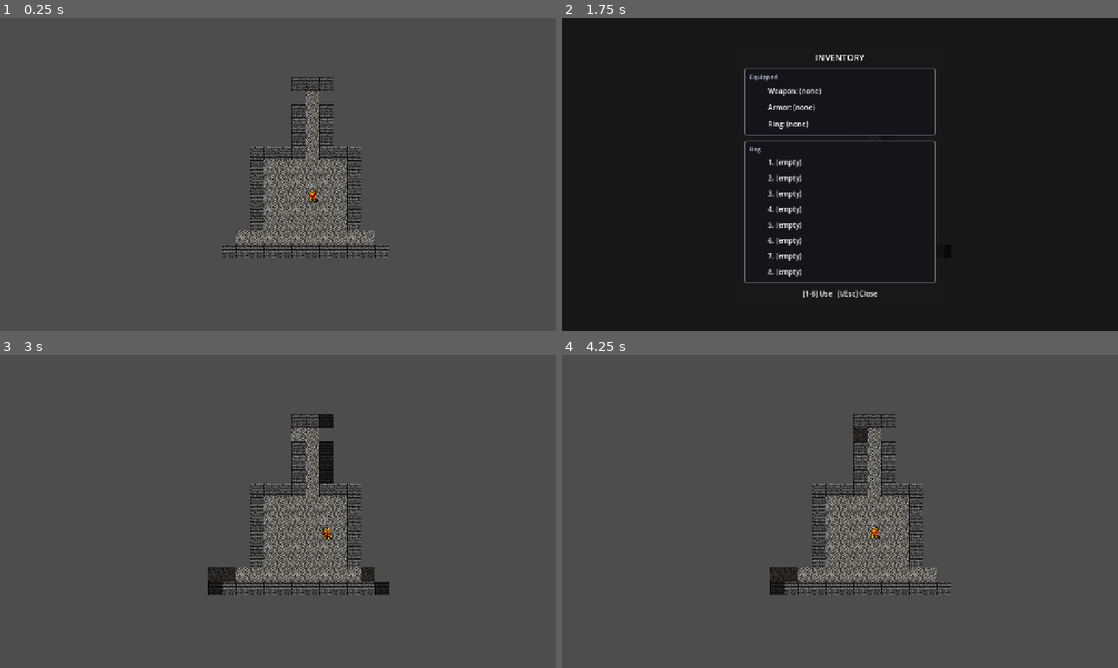
Above: before the commit, frames 1-4 (two rows, left to right).
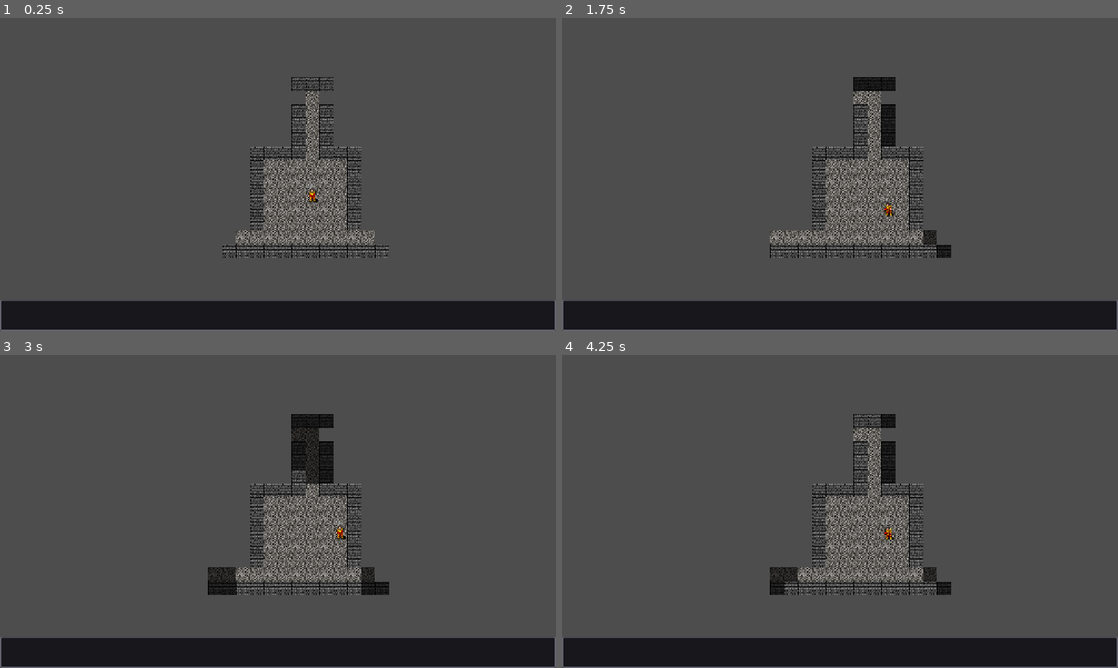
Above: after the commit, the same moments.

Repository: NicolasDeNigris91/Public_Roguelike
Game: Godot game, scene res://scenes/main.tscn
Two runs of this game, one before a commit and one after it. Both use one fixed random seed, a clock stepped at 60 frames per second and the inputs below.
Inputs:
- Up to frame 1 (0.25 s): no input
- Up to frame 2 (1.75 s): tap Enter at 0.5 s; hold Right 0.53-1.28 s; tap 1 at 0.6 s; tap 8 at 0.8, 1.35 s; hold Down from 1.28 s (still down); tap I at 1.55 s
- Up to frame 3 (3 s): tap Space at 2 s; release Down at 2.03 s; hold Right 2.03-2.78 s; tap I at 2.1 s; tap 2 at 2.3, 2.85 s; tap Enter at 2.75 s; hold Up from 2.78 s (still down)
- Up to frame 4 (4.25 s): tap 3 at 3.05, 3.6 s; release Up at 3.53 s; hold Left from 3.53 s (still down); tap 4 at 3.8 s; tap Escape at 4.15 s

The runs differ from the first frame. In frame 1, 9.6% of the frame differs, in the area x 0-100%, y 90-100%; in frame 2, 88%, in the area x 0-100%, y 0-100%; in frame 3, 11%; in frame 4, 10%.

Commit message:
feat: integrate Hotbar into main, delete InventoryUI

Diff:
--- a/scenes/inventory_ui.tscn
+++ /dev/null
@@ -1,89 +0,0 @@
-[gd_scene load_steps=3 format=3]
-
-[ext_resource type="Script" path="res://scripts/inventory_ui.gd" id="1_ui"]
-
-[sub_resource type="StyleBoxFlat" id="StyleBoxFlat_section"]
-bg_color = Color(0.08, 0.08, 0.1, 0.95)
-border_width_left = 2
-border_width_top = 2
-border_width_right = 2
-border_width_bottom = 2
-border_color = Color(0.4, 0.4, 0.45, 1)
-corner_radius_top_left = 4
-corner_radius_top_right = 4
-corner_radius_bottom_right = 4
-corner_radius_bottom_left = 4
-content_margin_left = 12.0
-content_margin_top = 10.0
-content_margin_right = 12.0
-content_margin_bottom = 10.0
-
-[node name="InventoryUI" type="CanvasLayer"]
-layer = 10
-script = ExtResource("1_ui")
-
-[node name="Control" type="Control" parent="."]
-layout_mode = 3
-anchors_preset = 15
-anchor_right = 1.0
-anchor_bottom = 1.0
-mouse_filter = 2
-
-[node name="ColorRect" type="ColorRect" parent="Control"]
-layout_mode = 1
-anchors_preset = 15
-anchor_right = 1.0
-anchor_bottom = 1.0
-color = Color(0, 0, 0, 0.7)
-
-[node name="PanelContainer" type="PanelContainer" parent="Control"]
-layout_mode = 1
-anchors_preset = 8
-anchor_left = 0.5
-anchor_top = 0.5
-anchor_right = 0.5
-anchor_bottom = 0.5
-offset_left = -240.0
-offset_top = -260.0
-offset_right = 240.0
-offset_bottom = 260.0
-grow_horizontal = 2
-grow_vertical = 2
-
-[node name="MarginContainer" type="MarginContainer" parent="Control/PanelContainer"]
-layout_mode = 2
-theme_override_constants/margin_left = 20
-theme_override_constants/margin_top = 20
-theme_override_constants/margin_right = 20
-theme_override_constants/margin_bottom = 20
-
-[node name="VBoxContainer" type="VBoxContainer" parent="Control/PanelContainer/MarginContainer"]
-layout_mode = 2
-theme_override_constants/separation = 12
-
-[node name="TitleLabel" type="Label" parent="Control/PanelContainer/MarginContainer/VBoxContainer"]
-layout_mode = 2
-theme_override_font_sizes/font_size = 20
-text = "INVENTORY"
-horizontal_alignment = 1
-
-[node name="EquippedPanel" type="PanelContainer" parent="Control/PanelContainer/MarginContainer/VBoxContainer"]
-layout_mode = 2
-theme_override_styles/panel = SubResource("StyleBoxFlat_section")
-
-[node name="EquippedVBox" type="VBoxContainer" parent="Control/PanelContainer/MarginContainer/VBoxContainer/EquippedPanel"]
-layout_mode = 2
-theme_override_constants/separation = 6
-
-[node name="BagPanel" type="PanelContainer" parent="Control/PanelContainer/MarginContainer/VBoxContainer"]
-layout_mode = 2
-theme_override_styles/panel = SubResource("StyleBoxFlat_section")
-
-[node name="BagVBox" type="VBoxContainer" parent="Control/PanelContainer/MarginContainer/VBoxContainer/BagPanel"]
-layout_mode = 2
-theme_override_constants/separation = 4
-
-[node name="HintLabel" type="Label" parent="Control/PanelContainer/MarginContainer/VBoxContainer"]
-layout_mode = 2
-text = "[1-8] Use   [I/Esc] Close"
-horizontal_alignment = 1
--- a/scenes/main.tscn
+++ b/scenes/main.tscn
@@ -4,7 +4,7 @@
 [ext_resource type="Script" uid="uid://dy8acyymnysj3" path="res://scripts/dungeon.gd" id="2_dungeon"]
 [ext_resource type="Script" uid="uid://pa6rccoh5xmg" path="res://scripts/player.gd" id="3_player"]
 [ext_resource type="Script" uid="uid://bvtyj5ciytli4" path="res://scripts/turn_manager.gd" id="4_tm"]
-[ext_resource type="PackedScene" path="res://scenes/inventory_ui.tscn" id="5_inv_ui"]
+[ext_resource type="PackedScene" path="res://scenes/hotbar.tscn" id="6_hotbar"]
 
 [node name="Main" type="Node2D" unique_id=1505645219]
 script = ExtResource("1_main")
@@ -26,8 +26,6 @@
 script = ExtResource("3_player")
 
 [node name="EffectsLayer" type="Node2D" parent="World"]
-
-[node name="InventoryUI" parent="." unique_id=1736414147 instance=ExtResource("5_inv_ui")]
 
 [node name="GameOverScreen" type="CanvasLayer" parent="."]
 layer = 20
@@ -75,3 +73,5 @@
 theme_override_font_sizes/font_size = 16
 text = "Pressione R para tentar novamente"
 horizontal_alignment = 1
+
+[node name="Hotbar" parent="." instance=ExtResource("6_hotbar")]
--- a/scripts/inventory_ui.gd
+++ /dev/null
@@ -1,103 +0,0 @@
-class_name InventoryUI
-extends CanvasLayer
-
-signal item_used(slot_index: int)
-signal closed
-
-const ICON_SIZE: int = 32
-const SECTION_HEADER_FONT_SIZE: int = 14
-
-@onready var equipped_vbox: VBoxContainer = $Control/PanelContainer/MarginContainer/VBoxContainer/EquippedPanel/EquippedVBox
-@onready var bag_vbox: VBoxContainer = $Control/PanelContainer/MarginContainer/VBoxContainer/BagPanel/BagVBox
-
-var player: Player
-
-func _ready() -> void:
-	visible = false
-
-func open() -> void:
-	AudioManager.play_sfx("ui_open")
-	visible = true
-	refresh()
-
-func close() -> void:
-	AudioManager.play_sfx("ui_close")
-	visible = false
-	closed.emit()
-
-func refresh() -> void:
-	if player == null or equipped_vbox == null or bag_vbox == null:
-		return
-
-	for child in equipped_vbox.get_children():
-		child.queue_free()
-	for child in bag_vbox.get_children():
-		child.queue_free()
-
-	var inv := player.inventory
-
-	_add_section_header(equipped_vbox, "Equipped")
-
-	if inv.weapon != null:
-		_add_item_row(equipped_vbox, inv.weapon.texture, "%s (+%d ATK)" % [inv.weapon.display_name, inv.weapon.atk_bonus])
-	else:
-		_add_item_row(equipped_vbox, null, "Weapon: (none)")
-
-	if inv.armor != null:
-		_add_item_row(equipped_vbox, inv.armor.texture, "%s (+%d DEF)" % [inv.armor.display_name, inv.armor.def_bonus])
-	else:
-		_add_item_row(equipped_vbox, null, "Armor: (none)")
-
-	if inv.ring != null:
-		_add_item_row(equipped_vbox, inv.ring.texture, "%s (+%d max HP)" % [inv.ring.display_name, inv.ring.max_hp_bonus])
-	else:
-		_add_item_row(equipped_vbox, null, "Ring: (none)")
-
-	_add_section_header(bag_vbox, "Bag")
-
-	for i in range(Inventory.BAG_SIZE):
-		if i < inv.bag.size():
-			var item: Item = inv.bag[i]
-			_add_item_row(bag_vbox, item.texture, "%d. %s" % [i + 1, item.display_name])
-		else:
-			_add_item_row(bag_vbox, null, "%d. (empty)" % (i + 1))
-
-func _add_section_header(parent: VBoxContainer, text: String) -> void:
-	var label := Label.new()
-	label.text = text
-	label.add_theme_font_size_override("font_size", SECTION_HEADER_FONT_SIZE)
-	label.modulate = Color(0.8, 0.8, 0.9, 1.0)
-	parent.add_child(label)
-
-func _add_item_row(parent: VBoxContainer, texture: Texture2D, text: String) -> void:
-	var row := HBoxContainer.new()
-	row.add_theme_constant_override("separation", 10)
-
-	var icon := TextureRect.new()
-	icon.custom_minimum_size = Vector2(ICON_SIZE, ICON_SIZE)
-	icon.expand_mode = TextureRect.EXPAND_FIT_HEIGHT_PROPORTIONAL
-	icon.stretch_mode = TextureRect.STRETCH_KEEP_ASPECT_CENTERED
-	icon.texture = texture
-	row.add_child(icon)
-
-	var label := Label.new()
-	label.text = text
-	label.vertical_alignment = VERTICAL_ALIGNMENT_CENTER
-	row.add_child(label)
-
-	parent.add_child(row)
-
-func _unhandled_input(event: InputEvent) -> void:
-	if not visible:
-		return
-	if not (event is InputEventKey) or not event.pressed or event.echo:
-		return
-
-	match event.keycode:
-		KEY_I, KEY_ESCAPE:
-			get_viewport().set_input_as_handled()
-			close()
-		KEY_1, KEY_2, KEY_3, KEY_4, KEY_5, KEY_6, KEY_7, KEY_8:
-			var slot: int = event.keycode - KEY_1
-			get_viewport().set_input_as_handled()
-			item_used.emit(slot)
--- a/scripts/main.gd
+++ b/scripts/main.gd
@@ -9,7 +9,7 @@
 @onready var entity_layer: Node2D = $World/EntityLayer
 @onready var player: Player = $World/EntityLayer/Player
 @onready var turn_manager: TurnManager = $TurnManager
-@onready var inventory_ui: InventoryUI = $InventoryUI
+@onready var hotbar: CanvasLayer = $Hotbar
 @onready var effects_layer: Node2D = $World/EffectsLayer
 @onready var game_over_screen: CanvasLayer = $GameOverScreen
 
@@ -31,9 +31,10 @@
 	Combat.effects_layer = effects_layer
 	Combat.world_node = $World
 
-	inventory_ui.player = player
-	inventory_ui.item_used.connect(_on_inventory_item_used)
-	inventory_ui.closed.connect(_on_inventory_closed)
+	hotbar.player = player
+	hotbar.current_floor = current_floor
+	hotbar.consumable_used.connect(_on_hotbar_consumable_used)
+	player.hotbar = hotbar
 
 	_populate_floor()
 	dungeon.update_fov(player.grid_position, player.vision_range)
@@ -42,6 +43,7 @@
 		AudioManager.play_music("boss", 1.0)
 	else:
 		AudioManager.play_music("explore", 1.0)
+	hotbar.refresh()
 	print("Roguelike booted — Sprint 4b OK | Floor %d, %d rooms" % [current_floor, dungeon.rooms.size()])
 
 func _unhandled_input(event: InputEvent) -> void:
@@ -52,15 +54,12 @@
 			get_tree().reload_current_scene()
 			get_viewport().set_input_as_handled()
 		return
-	if inventory_ui.visible:
-		return
-	if event.keycode == KEY_I:
-		_open_inventory()
+	if not player.turn_active:
+		return
+	if event.keycode >= KEY_1 and event.keycode <= KEY_8:
+		var slot: int = event.keycode - KEY_1
+		hotbar.use_consumable_slot(slot)
 		get_viewport().set_input_as_handled()
-
-func _open_inventory() -> void:
-	player.turn_active = false
-	inventory_ui.open()
 
 func _populate_floor() -> void:
 	if current_floor == 6:
@@ -174,6 +173,8 @@
 	if was_boss_floor:
 		AudioManager.play_music("explore", 1.5)
 
+	hotbar.current_floor = current_floor
+	hotbar.refresh()
 	print("Descended to Floor %d | %d rooms, %d enemies" % [
 		current_floor, dungeon.rooms.size(), turn_manager.enemies.size()
 	])
@@ -220,20 +221,14 @@
 	dungeon.redraw_cell(lich_pos)
 	print("O Lich foi derrotado. Uma escada aparece.")
 
-func _on_inventory_closed() -> void:
-	player.turn_active = true
-
-func _on_inventory_item_used(slot_index: int) -> void:
-	if slot_index >= player.inventory.bag.size():
-		return
-	var item := player.inventory.bag[slot_index]
-	if item is Consumable:
-		var consumed: bool = item.use_on(player)
-		if consumed:
-			player.inventory.bag.remove_at(slot_index)
-			inventory_ui.close()
-			player.turn_done.emit()
-		else:
-			inventory_ui.refresh()
-	else:
-		print("%s cannot be used — equip automatic only" % item.display_name)
+func _on_hotbar_consumable_used(slot_idx: int) -> void:
+	if slot_idx >= player.inventory.bag.size():
+		return
+	var item: Item = player.inventory.bag[slot_idx]
+	if not (item is Consumable):
+		return
+	var consumed: bool = item.use_on(player)
+	if consumed:
+		player.inventory.bag.remove_at(slot_idx)
+		hotbar.refresh()
+		player.turn_done.emit()
--- a/scripts/player.gd
+++ b/scripts/player.gd
@@ -10,6 +10,7 @@
 
 var dungeon: Dungeon
 var turn_manager: TurnManager
+var hotbar: CanvasLayer = null
 var turn_active: bool = true
 var inventory: Inventory
 var vision_range: int = BASE_VISION_RANGE
@@ -98,6 +99,7 @@
 			print("Picked up %s — in bag" % item.display_name)
 		else:
 			print("Bag full, could not pick up %s" % item.display_name)
+	_notify_hotbar()
 
 func die() -> void:
 	AudioManager.play_sfx("player_die")
@@ -107,6 +109,7 @@
 		HitPause.freeze(get_tree(), 0.1)
 	died.emit()
 	turn_active = false
+	_notify_hotbar()
 
 func _recalculate_stats() -> void:
 	atk = BASE_ATK
@@ -126,6 +129,18 @@
 		hp += delta
 	hp = mini(hp, max_hp)
 	queue_redraw()
+	_notify_hotbar()
+
+func take_damage(amount: int) -> void:
+	hp = maxi(0, hp - amount)
+	queue_redraw()
+	_notify_hotbar()
+	if hp <= 0:
+		die()
+
+func _notify_hotbar() -> void:
+	if hotbar != null:
+		hotbar.refresh()
 
 func _enemy_at(pos: Vector2i) -> Enemy:
 	if turn_manager == null:
